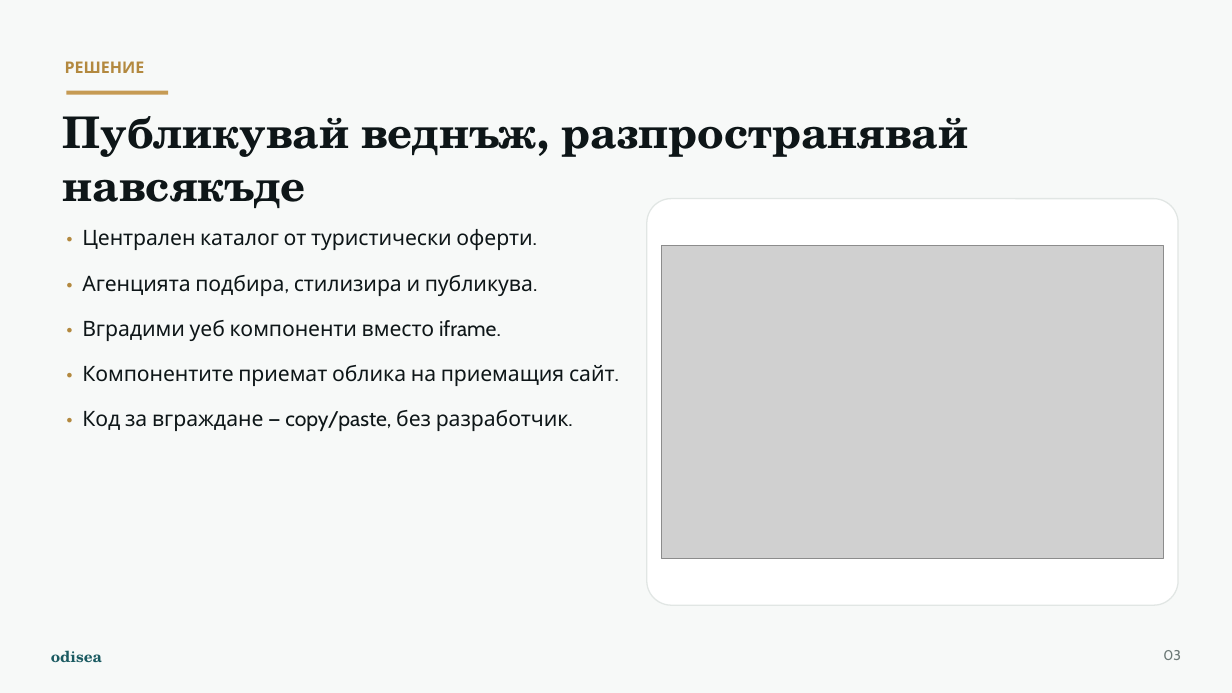
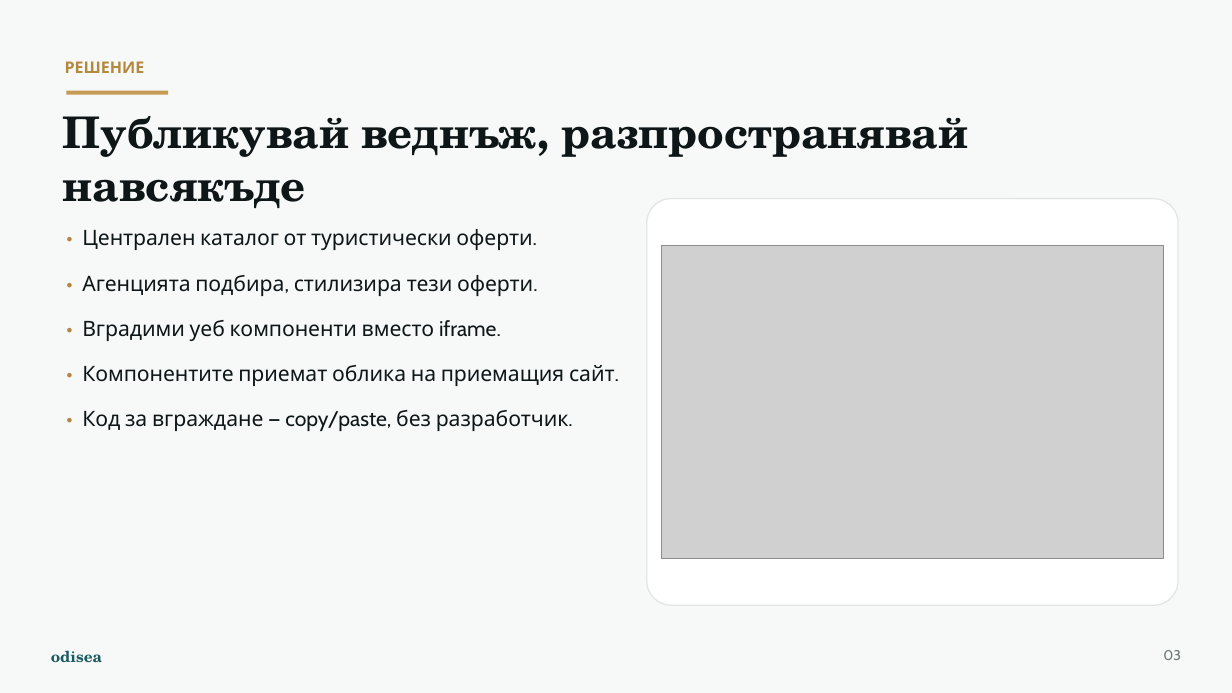
Before and after one commit to odisea-network/odisea, a slide deck: slide 4 of docs/presentation/Odisea_Prezentatsiya.pptx. Drawn at 1232x693 pixels with LibreOffice and Linux fonts; fonts in the diff are those of the drawing; grey boxes stand for pictures. Boxes give left, top, right and bottom in pixels: in the first picture for what was removed or moved away, otherwise in the second. Text is boxed around its words. In the diff, an @@ line names an element or a change of style, - is before the commit and + after.

```diff
--- a/docs/presentation/Odisea_Prezentatsiya.pptx
+++ b/docs/presentation/Odisea_Prezentatsiya.pptx
@@ text at box(82, 275, 538, 296): text changed @@
-• Агенцията подбира, стилизира и публикува.
+• Агенцията подбира, стилизира тези оферти.
```
Also in this commit, not shown: 6 other slides changed, 1 slide removed.
